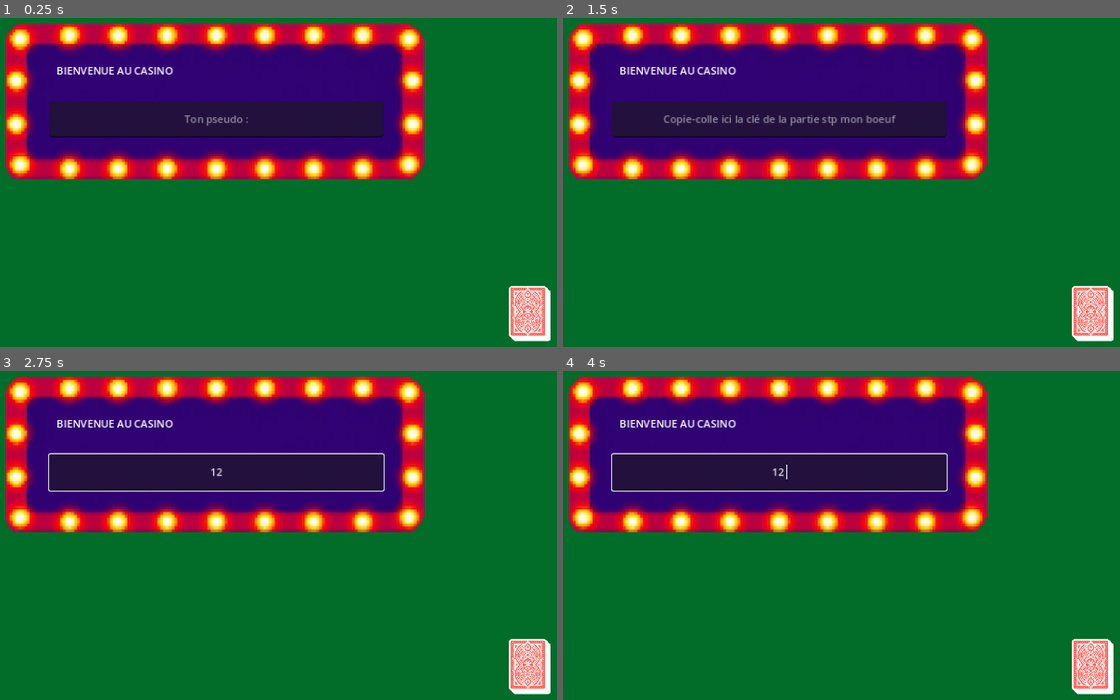
Above: before the commit, frames 1-4 (two rows, left to right).
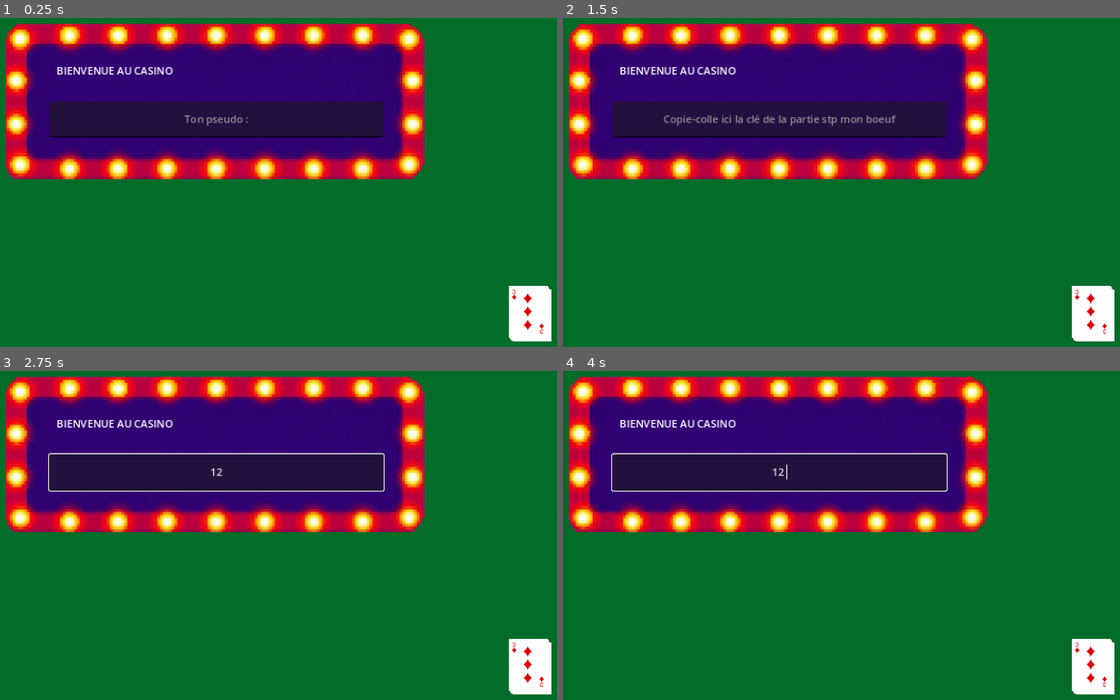
Above: after the commit, the same moments.

Repository: Alex-Onceanu/ProjectGambling
Game: Godot game, scene res://scenes/game_room.tscn
The game is run twice, just before and just after one commit, with the same random seed, the same clock (stepped at 60 frames per second) and the same inputs.
Inputs (mouse positions are in pixels of both pictures, inside the frame that each line leads up to):
- Up to frame 1 (0.25 s): no input
- Up to frame 2 (1.5 s): click (780, 119) at 0.52 s; type "Alex" at 0.6 s; tap Enter at 1.25 s
- Up to frame 3 (2.75 s): click (217, 472) at 2.02 s; type "12" at 2.1 s
- Up to frame 4 (4 s): tap Space at 2.75 s; tap Enter at 3.5 s

The runs differ from the first frame. In frame 1, 0.8% of the frame differs, in the area x 91-100%, y 81-99%; in frame 2, 0.8%; in frame 3, 0.8%; in frame 4, 0.8%.

Commit message:
Grid.py fini

Diff:
--- a/scenes/card.tscn
+++ b/scenes/card.tscn
@@ -2,7 +2,7 @@
 
 [ext_resource type="Texture2D" uid="uid://bh1t3rbwbygvj" path="res://assets/backs.png" id="1_8spll"]
 [ext_resource type="Script" path="res://gdscript/card.gd" id="1_irl4d"]
-[ext_resource type="Texture2D" uid="uid://c1nk2b4mwqb5n" path="res://assets/values.png" id="2_3urpx"]
+[ext_resource type="Texture2D" uid="uid://dpg3omqipvkb5" path="res://assets/values2.png" id="3_nvumf"]
 
 [node name="Card" type="Node2D"]
 scale = Vector2(0.85, 0.85)
@@ -14,10 +14,9 @@
 region_rect = Rect2(0, 0, 71, 95)
 
 [node name="front" type="Sprite2D" parent="."]
-visible = false
-texture = ExtResource("2_3urpx")
+texture = ExtResource("3_nvumf")
 region_enabled = true
-region_rect = Rect2(71, 95, 71, 95)
+region_rect = Rect2(71, 190, 71, 95)
 
 [node name="goto_anim" type="Timer" parent="."]
 wait_time = 0.2
Binary file added: assets/values2.png
Not shown, added: assets/values2.png.import
Not shown, changed: grid.py
